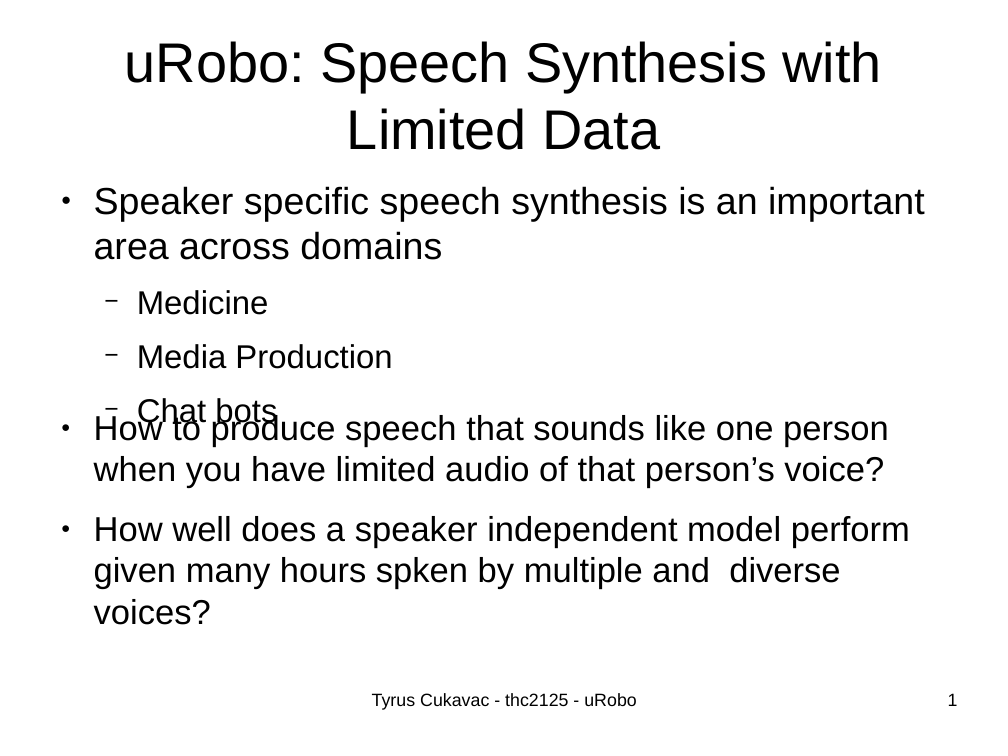
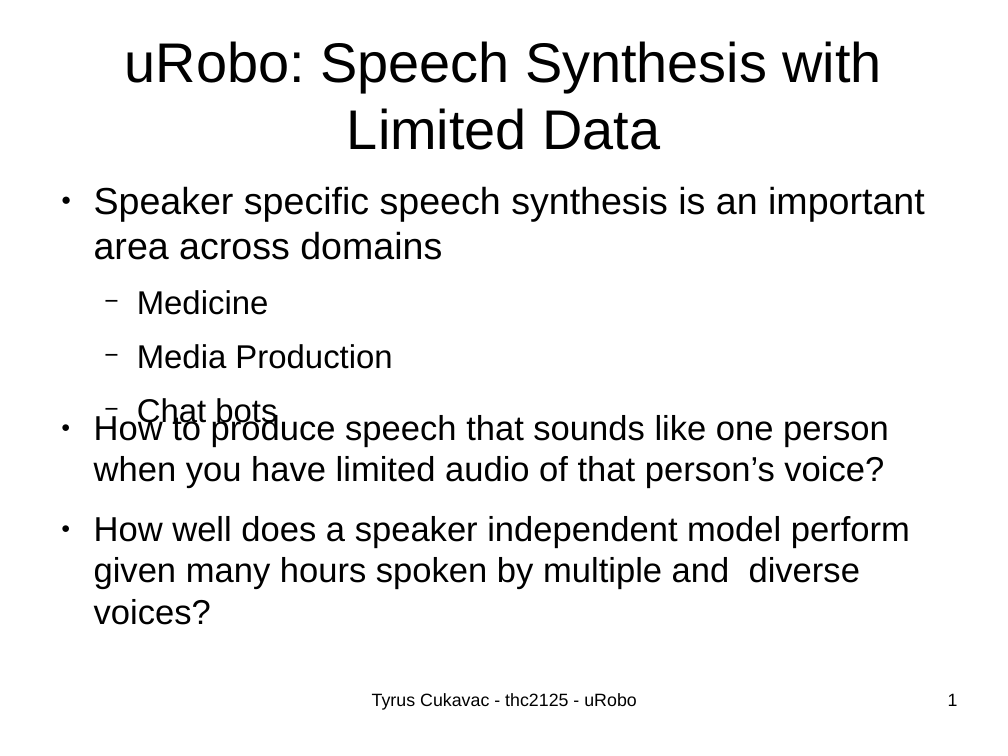
Before and after one commit to thc2125/uRobo, a slide deck: slide 1 of presentation/thc2125_presentation.odp. Drawn at 1008x756 pixels with LibreOffice and Linux fonts; fonts in the diff are those of the drawing. Boxes give left, top, right and bottom in pixels: in the first picture for what was removed or moved away, otherwise in the second. Text is boxed around its words. In the diff, an @@ line names an element or a change of style, - is before the commit and + after.

```diff
--- a/presentation/thc2125_presentation.odp
+++ b/presentation/thc2125_presentation.odp
@@ text at (94,516,910,625): text changed @@
-● How well does a speaker independent model perform given many hours spken by multiple and diverse voices?
+● How well does a speaker independent model perform given many hours spoken by multiple and diverse voices?
```
Also in this commit, not shown: 1 other slide changed, 1 other file.
